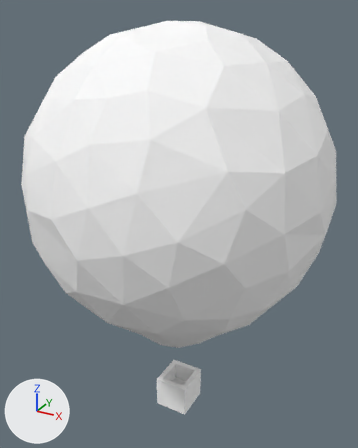
Renders of the OBJ model Models/balloon.obj from each side of a commit.
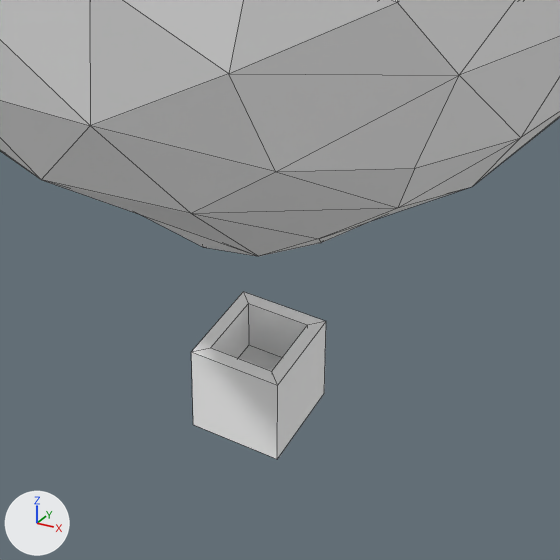
The first picture shows the older version from a 50 mm camera at (61.0, -111.0, 116.4) aimed at (-1.4, 2.6, 59.6). The close-ups show both versions on the part from 26% to 78% of the width and 59% to 100% of the height of that picture. Lighting does not change. The marker at lower left points along +X, +Y and +Z. The close-ups show mesh edges as thin lines. Where no turn or scale is listed for an object, it has been applied to the vertices.

Objects in the first close-up: 'Balloon', 'Metaball'.
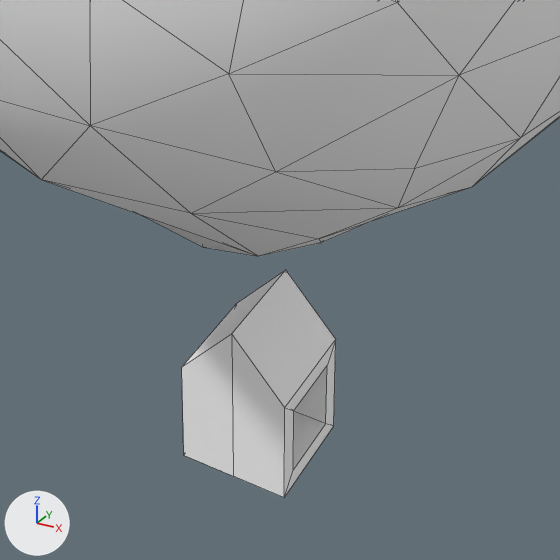
The change in detail:
me_metaball has 166 vertices, 328 faces and spans x -40.9..40.3, y -40.3..40.9, z 21.9..113.3.
me_metaball is used by ob_metaball; location (0.0, 0.0, 0.0).
me_metaball part 1: all faces are now shaded smooth (328 of 328 changed).
Mesh me_cube is new.
It has 20 vertices, 20 faces and spans x -6.1..6.1, y -5.8..5.8, z -6.0..12.9.
It uses material mat_default (white #ffffff).
Object 'Balloon' (ob_balloon) is deleted.
Object 'Cube' (ob_cube) is new; it shows me_cube.
Its location is (0.0, 0.0, 0.0).

Pixel boxes (x1, y1, x2, y2) of what changed, in the close-ups (560 x 560 px):
'Cube', added: after (182, 270, 336, 497)
'Balloon', deleted: before (191, 292, 326, 459)
part 1 of me_metaball, shading changed: (0, 0, 560, 256) in both
